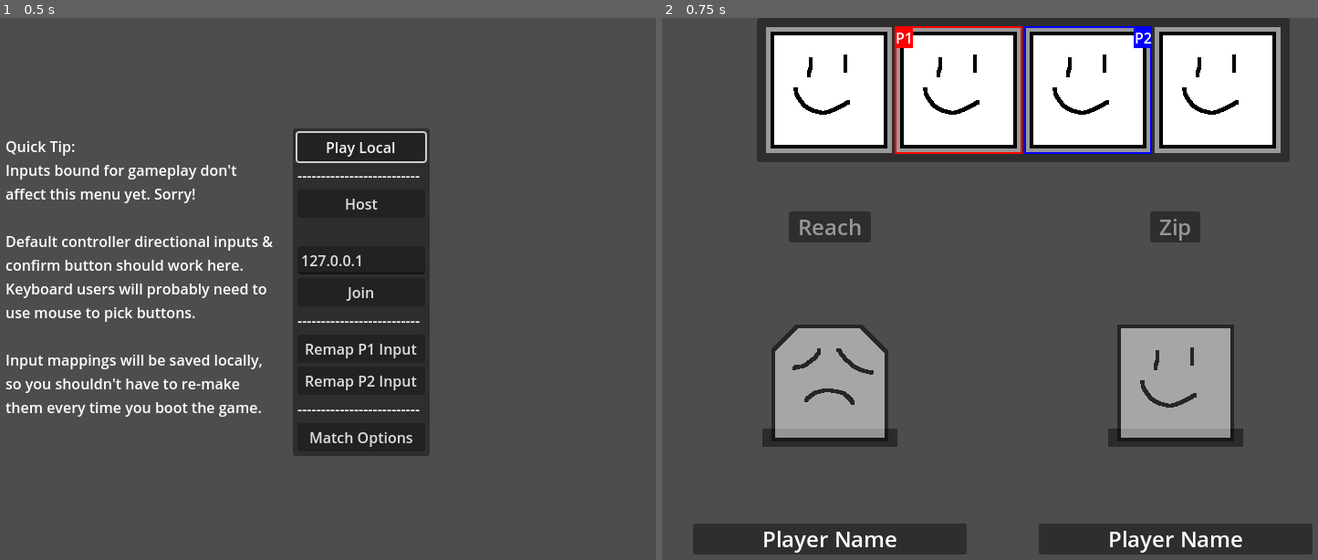
Above: before the commit, frames 1-2 (left to right).
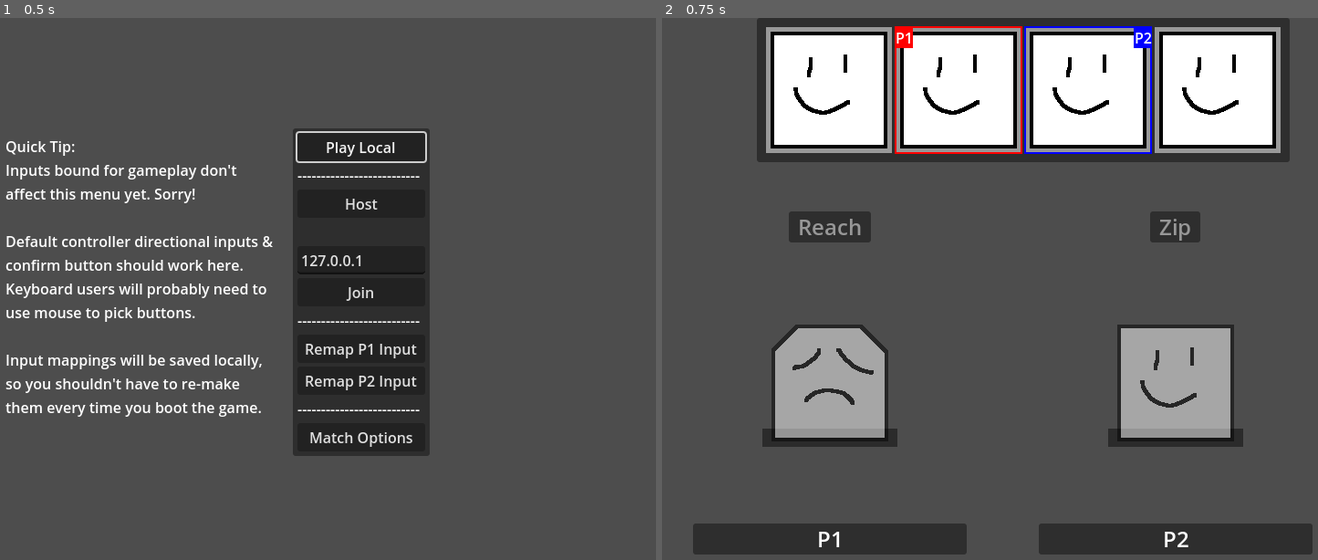
Above: after the commit, the same moments.

Repository: SamBumgardner/spellstrike
Game: Godot game, scene res://network/main.tscn
Same seed, same stepped clock (60 frames per second), same inputs: the game is played once before the commit and once after it.
Inputs:
- Up to frame 1 (0.5 s): no input
- Up to frame 2 (0.75 s): click "Play Local" at 0.5 s

Frame 1 is identical in both runs. In frame 2, 0.5% of the frame differs, in the area x 15-89%, y 94-99%.

Commit message:
set player name in char select screen

Diff:
--- a/game/network/main.gd
+++ b/game/network/main.gd
@@ -116,6 +116,7 @@
     var temp_informations: Array[PlayerInformation] = [
         PlayerInformation.new(
             p1_id,
+            "P1",
             Player.Side.P1,
             options.input_retrievers[0],
             null,
@@ -123,6 +124,7 @@
         ),
         PlayerInformation.new(
             p2_id,
+            "P2",
             Player.Side.P2,
             p2_input_retriever,
             null,
--- a/game/network/player_information.gd
+++ b/game/network/player_information.gd
@@ -1,6 +1,7 @@
 class_name PlayerInformation extends RefCounted
 
 var network_id: int
+var player_name: String
 var player_side: Player.Side
 var input_retriever: InputRetriever
 var character_spec: CharacterSpec
@@ -8,12 +9,14 @@
 
 func _init(
     _network_id,
+    _player_name,
     _player_side,
     _input_retriever,
     _character_spec = null,
     _number_of_wins = 0
 ) -> void:
     network_id = _network_id
+    player_name = _player_name
     player_side = _player_side
     input_retriever = _input_retriever
     character_spec = _character_spec
--- a/game/ui/menu/character_select/character_select.gd
+++ b/game/ui/menu/character_select/character_select.gd
@@ -44,6 +44,7 @@
     # set up initial view
     for side in Player.Side.values():
         player_selections[side].preview_character(character_options.get_initial_character(side))
+        player_selections[side].init(player_informations[side])
         # TODO: if player already has a character information, find the corresponding ui element and make that the initial one.
 
     _network_setup()
--- a/game/ui/menu/character_select/player_selection.gd
+++ b/game/ui/menu/character_select/player_selection.gd
@@ -1,7 +1,11 @@
 class_name PlayerSelection extends Control
 
+@onready var player_name_label: Label = $"%PlayerName"
 @onready var character_name_label: Label = $"%CharacterName"
 @onready var character_sprite: Sprite2D = $"%CharacterSprite"
+
+func init(player_information: PlayerInformation) -> void:
+    player_name_label.text = player_information.player_name
 
 func preview_character(new_character_spec: CharacterSpec) -> void:
     print_debug("previewing character spec %s..." % new_character_spec.name)
--- a/game/ui/menu/character_select/player_selection.tscn
+++ b/game/ui/menu/character_select/player_selection.tscn
@@ -85,6 +85,7 @@
 layout_mode = 2
 
 [node name="PlayerName" type="Label" parent="VBoxContainer/PlayerNameBanner/MC"]
+unique_name_in_owner = true
 layout_mode = 2
 theme_type_variation = &"HeaderMedium"
 text = "Player Name"
